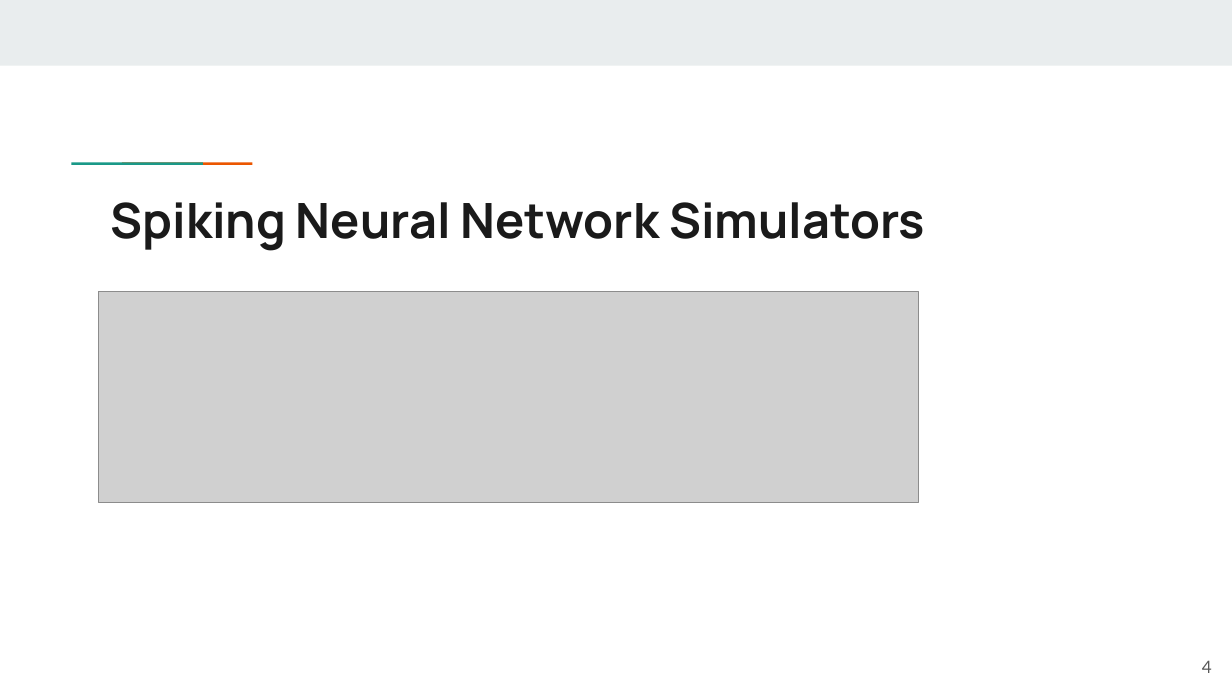
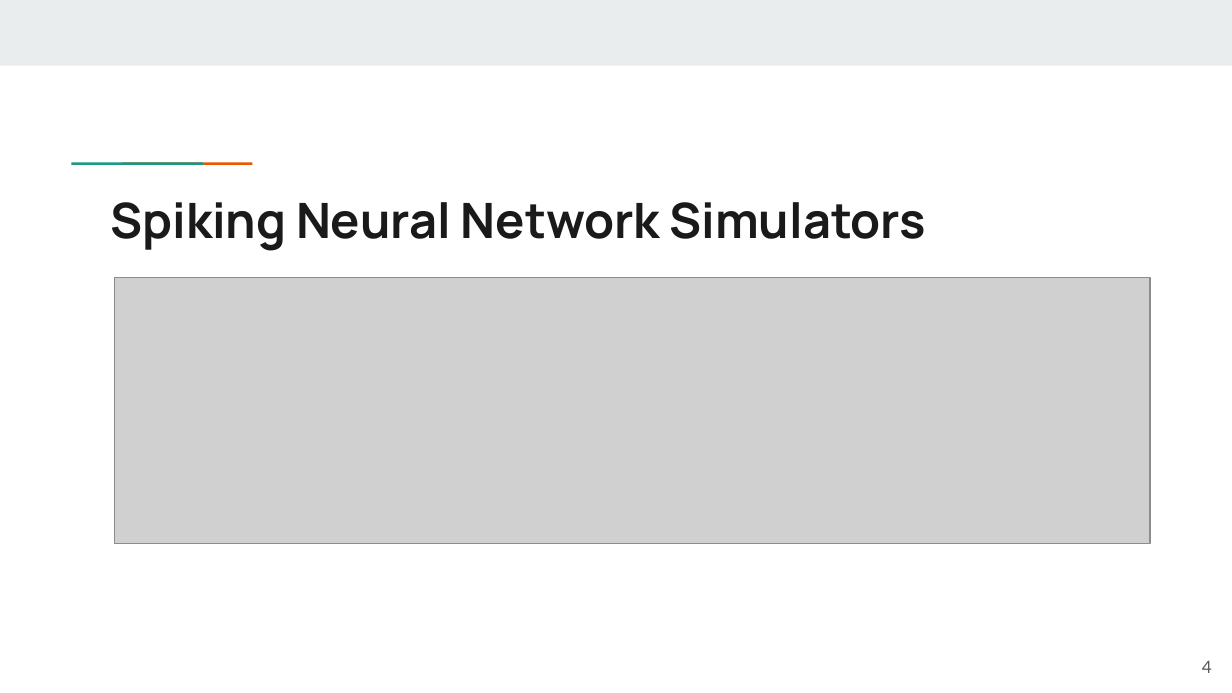
Before and after one commit to AutomationLab-Unime/BioIng_SNN_Slides, a slide deck: slide 4 of SNN_SIM_BIO.pptx. Drawn at 1232x693 pixels with LibreOffice and Linux fonts; fonts in the diff are those of the drawing; grey boxes stand for pictures. Boxes give left, top, right and bottom in pixels: in the first picture for what was removed or moved away, otherwise in the second. Text is boxed around its words. In the diff, an @@ line names an element or a change of style, - is before the commit and + after.

```diff
--- a/SNN_SIM_BIO.pptx
+++ b/SNN_SIM_BIO.pptx
@@ title "Spiking Neural Network Simulators" at (x1=111, y1=202, x2=926, y2=251): size 28.4 to 28.5 pt @@
@@ picture resized from (x1=99, y1=291, x2=919, y2=501) to (x1=115, y1=277, x2=1149, y2=543) @@
```
Also in this commit, not shown: 6 other slides changed, 6 other files.
